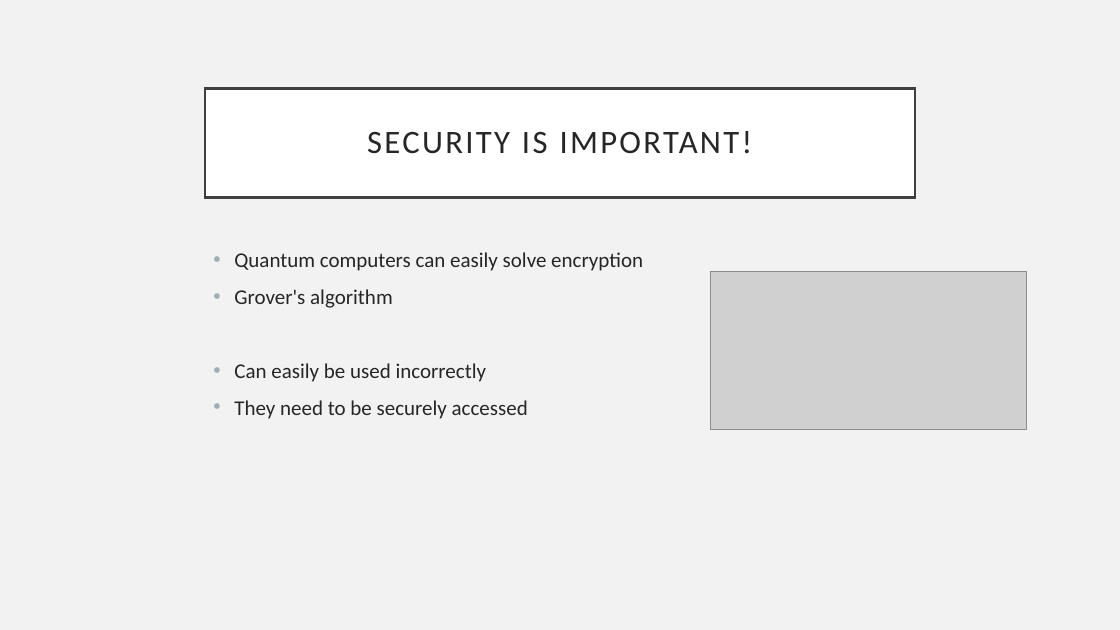
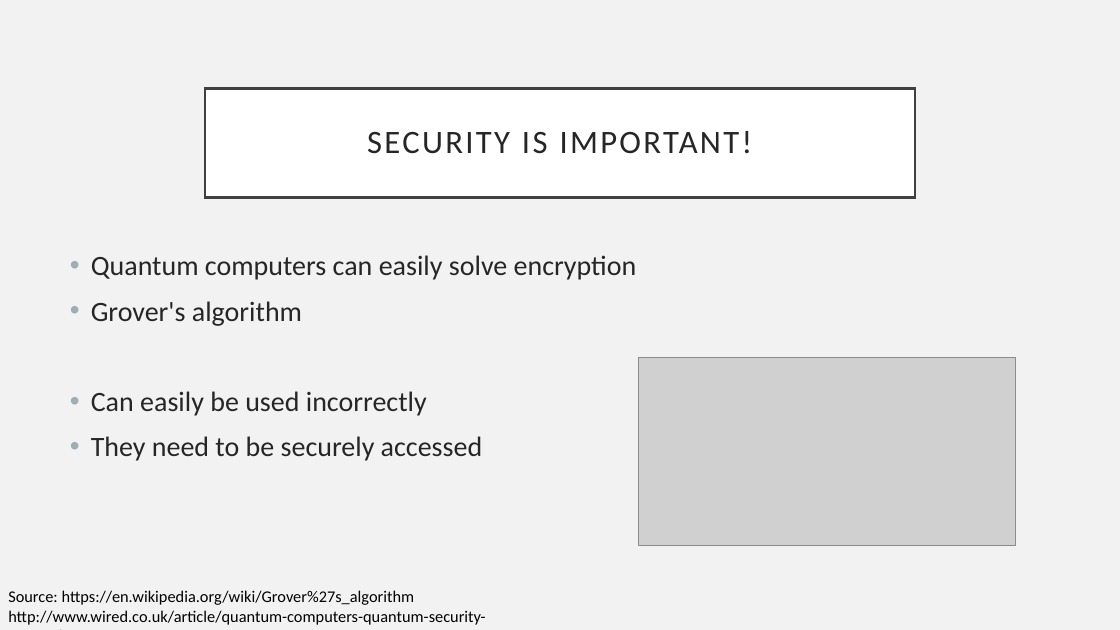
Before and after one commit to 446163/work, a slide deck: slide 8 of Daniel Easteals Quantum Computing.pptx. Drawn at 1120x630 pixels with LibreOffice and Linux fonts; fonts in the diff are those of the drawing; grey boxes stand for pictures. Boxes give left, top, right and bottom in pixels: in the first picture for what was removed or moved away, otherwise in the second. Text is boxed around its words. In the diff, an @@ line names an element or a change of style, - is before the commit and + after.

```diff
--- a/Daniel Easteals Quantum Computing.pptx
+++ b/Daniel Easteals Quantum Computing.pptx
@@ text "Quantum computers can easily solve ...": place and size @@
-text "Quantum computers can easily solve ..." at <box>234,252,643,419</box>
+text "Quantum computers can easily solve ..." at <box>91,255,637,461</box>
@@ text "Quantum computers can easily solve ..." at <box>91,255,637,461</box>: size 18 to 24 pt @@
@@ picture: place and size @@
-picture at <box>711,271,1026,429</box>
+picture at <box>639,357,1015,545</box>
@@ text added at <box>8,590,485,625</box>, 14 pt, text #000000 @@
+Source: https://en.wikipedia.org/wiki/Grover%27s_algorithm
+http://www.wired.co.uk/article/quantum-computers-quantum-security-encryption
```
Also in this commit, not shown: 6 other slides changed, 1 slide added.
